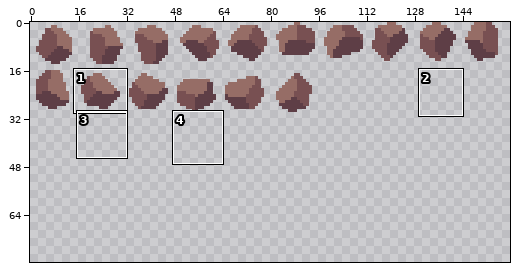
Two states of a sprite sheet, assets_builders/Exports/Rocks.png. The first picture is a wide view before the edit; the outline marks the close-up.
Close-up. Old version:
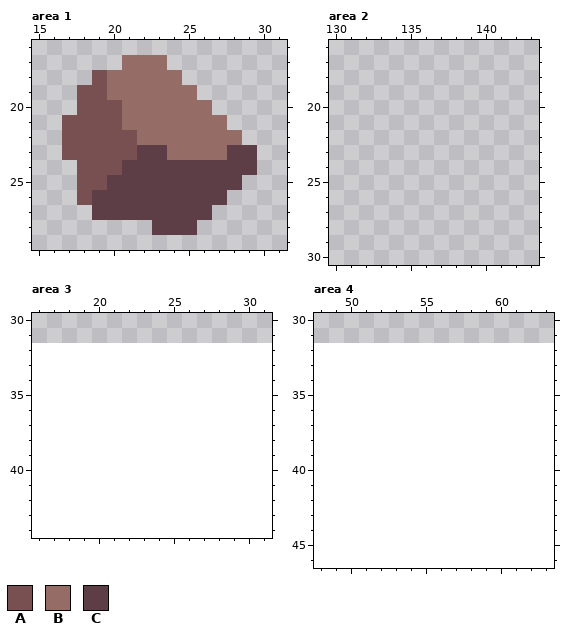
The file is 160x32 pixels. Shown: area 1: x 15..31, y 16..29; area 2: x 130..143, y 16..30; area 3: x 16..31, y 30..44; area 4: x 48..63, y 30..46. The old version is drawn lined up with the new one, on the new canvas. The commit also changed other parts of the picture, which this record leaves out.
Palette (. is transparent): A #785052  B #966d66  C #5e3e46
Now the later version:
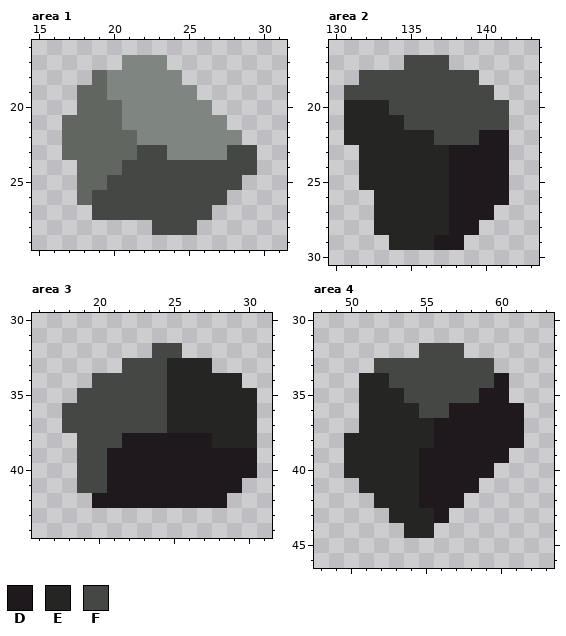
Colours new in this view: D #1f181d  E #252623  F #444743
Change:
canvas 160x32 -> 160x80
Colour A changes from #785052 to #616661.
Colour B changes from #966d66 to #7f8580.
Area 1:
The author changed colour C to colour F in row 23 at x 22 to 23 and 28 to 29; in row 24 at x 21 to 29; in row 25 at x 20 to 28; in row 26 at x 19 to 27; in row 27 at x 19 to 26; in row 28 at x 23 to 25.
Area 2:
Colour D now appears in row 22 at x 140 to 141; in rows 23 to 26 at x 138 to 141; in row 27 at x 138 to 140; in row 28 at x 138 to 139; in row 29 at x 137 to 138.
Colour E now appears in row 20 at x 131 to 133; in row 21 at x 131 to 134; in row 22 at x 131 to 136; in rows 23 to 25 at x 132 to 137; in rows 26 to 28 at x 133 to 137; in row 29 at x 134 to 136.
Colour F now appears in row 17 at x 135 to 137; in row 18 at x 132 to 139; in row 19 at x 131 to 140; in row 20 at x 134 to 141; in row 21 at x 135 to 141; in row 22 at x 137 to 139.
Area 3:
Colour D now appears in row 38 at x 22 to 27; in rows 39 to 40 at x 21 to 30; in row 41 at x 21 to 29; in row 42 at x 20 to 28.
Colour E now appears in row 33 at x 25 to 27; in row 34 at x 25 to 29; in rows 35 to 37 at x 25 to 30; in row 38 at x 28 to 30.
Colour F now appears in row 32 at x 24 to 25; in row 33 at x 22 to 24; in row 34 at x 20 to 24; in row 35 at x 19 to 24; in rows 36 to 37 at x 18 to 24; in row 38 at x 19 to 21.
Colour F now appears in rows 39 to 41 at x 19 to 20.
Area 4:
Colour D now appears in row 34 at x 60; in row 35 at x 59 to 60; in row 36 at x 57 to 61; in rows 37 to 38 at x 56 to 61; in row 39 at x 55 to 60; in row 40 at x 55 to 59.
Colour D now appears in row 41 at x 55 to 58; in row 42 at x 55 to 57; in row 43 at x 56.
Colour E now appears in row 34 at x 51 to 52; in row 35 at x 51 to 53; in row 36 at x 51 to 54; in row 37 at x 51 to 55; in row 38 at x 50 to 55; in rows 39 to 40 at x 50 to 54.
Colour E now appears in row 41 at x 51 to 54; in row 42 at x 52 to 54; in row 43 at x 53 to 55; in row 44 at x 54 to 55.
Colour F now appears in row 32 at x 55 to 57; in row 33 at x 52 to 59; in row 34 at x 53 to 59; in row 35 at x 54 to 58; in row 36 at x 55 to 56.
